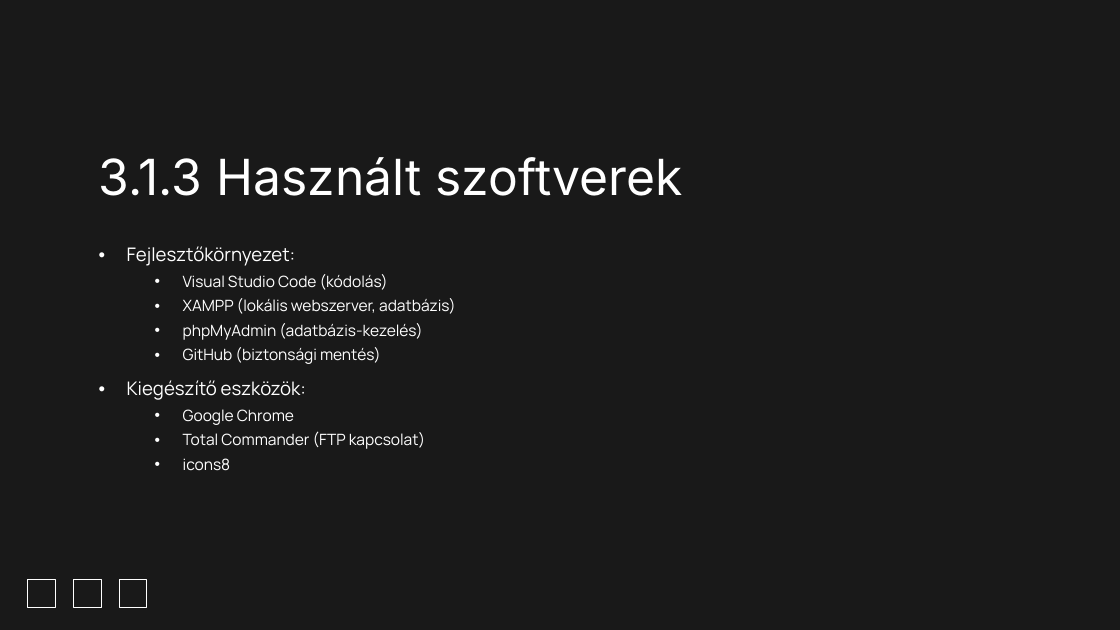
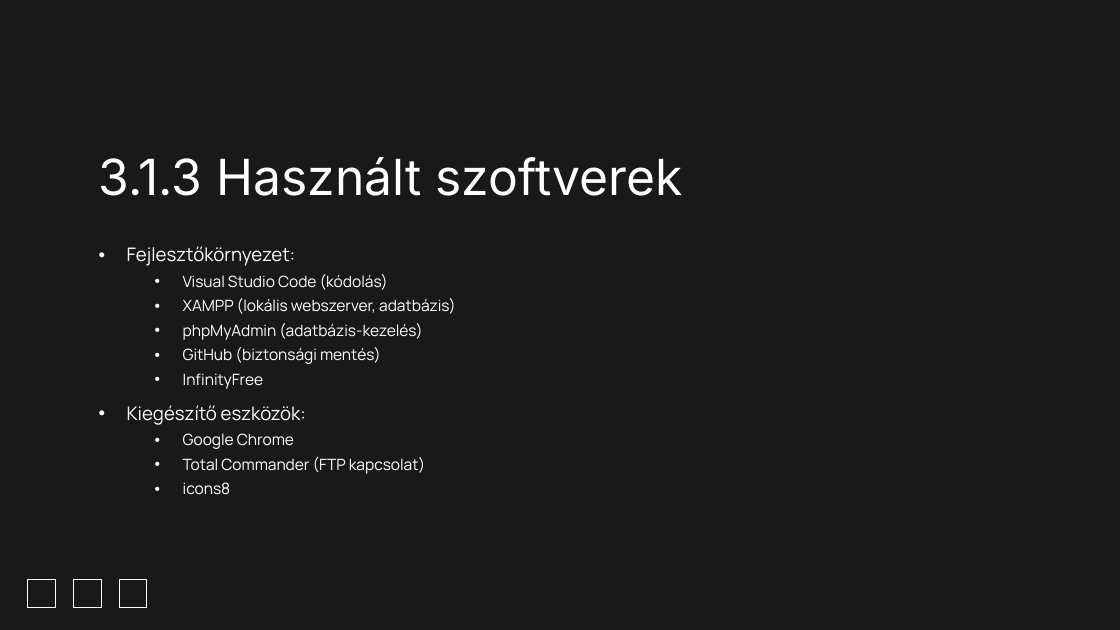
Before and after one commit to Dominik488/ViszgaRemek, a slide deck: slide 23 of documentation 2.pptx. Drawn at 1120x630 pixels with LibreOffice and Linux fonts; fonts in the diff are those of the drawing; background and template pictures are left out. Boxes give left, top, right and bottom in pixels: in the first picture for what was removed or moved away, otherwise in the second. Text is boxed around its words. In the diff, an @@ line names an element or a change of style, - is before the commit and + after.

```diff
--- a/documentation 2.pptx
+++ b/documentation 2.pptx
@@ subtitle at (183, 373, 264, 389): paragraph added @@
+  • InfinityFree
```
Also in this commit, not shown: 3 other slides changed, 1 slide removed.
